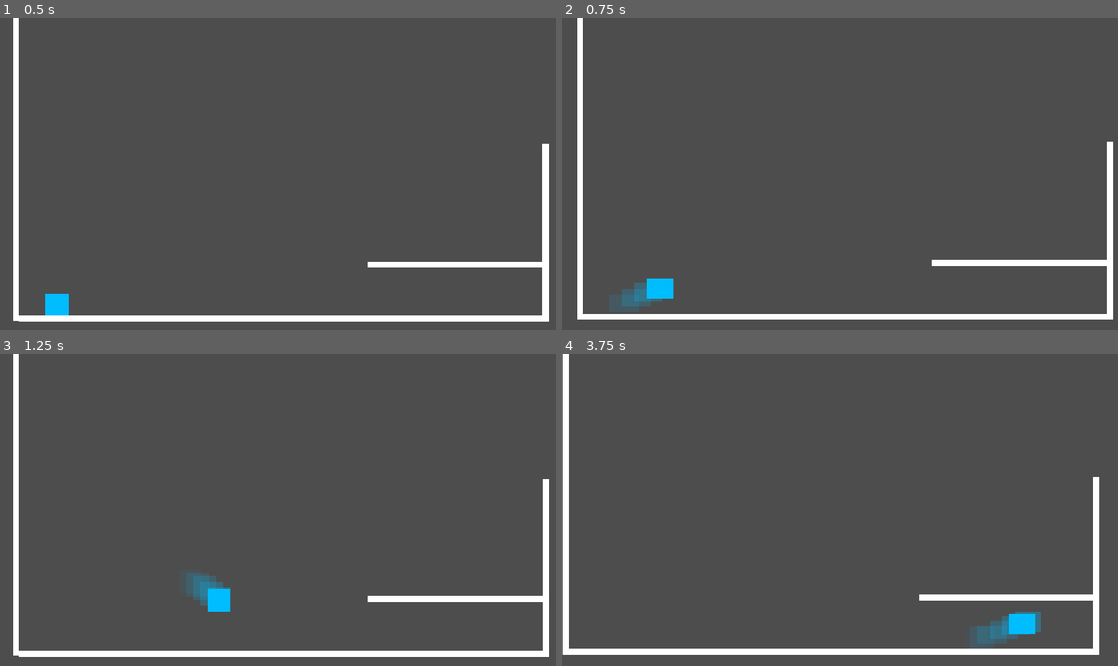
Above: before the commit, frames 1-4 (two rows, left to right).
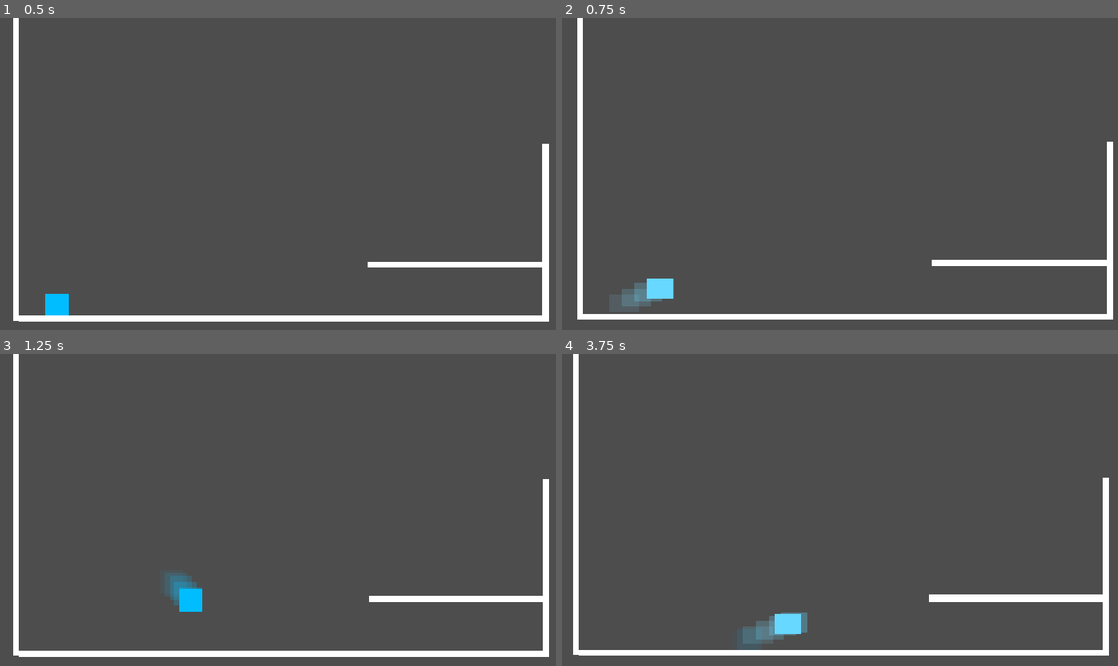
Above: after the commit, the same moments.

Repository: A1exine/guardian-of-the-grotto
Game: Godot game, scene res://Scenes/main.tscn
Same seed, same stepped clock (60 frames per second), same inputs: the game is played once before the commit and once after it.
Inputs (mouse positions are in pixels of both pictures, inside the frame that each line leads up to):
- Up to frame 1 (0.5 s): no input
- Up to frame 2 (0.75 s): move the mouse to (962, 158) at 0.52 s; hold D (move_right) from 0.53 s (still down); right-click (962, 158) at 0.6 s
- Up to frame 3 (1.25 s): keep holding D (move_right); tap Space (jump) at 0.77 s
- Up to frame 4 (3.75 s): move the mouse to (728, 525) at 1.27 s; right-click (728, 525) at 1.35 s; tap Space (jump) at 1.52, 3.02 s; move the mouse to (895, 441) at 2.02 s; release D (move_right) at 2.03 s; hold A (move_left) 2.03-2.78 s; hold Shift (run) 2.03-2.78 s; right-click (895, 441) at 2.3 s; move the mouse to (812, 572) at 2.77 s; hold D (move_right) from 2.78 s (still down); right-click (812, 572) at 2.85 s; move the mouse to (1006, 556) at 3.52 s; right-click (1006, 556) at 3.6 s

Frame 1 is identical in both runs. In frame 2, 0.6% of the frame differs, in the area x 10-21%, y 83-93%; in frame 3, 1.2%; in frame 4, 5.7%, in the area x 0-99%, y 0-97%.

Commit message:
Adjusted dash + added white flash to visualize dash cooldown on player

Diff:
--- a/Scenes/player.tscn
+++ b/Scenes/player.tscn
@@ -74,11 +74,11 @@
 one_shot = true
 
 [node name="DashCoolDownTimer" type="Timer" parent="." unique_id=956995753]
-wait_time = 0.4
+wait_time = 0.6
 one_shot = true
 
 [node name="PlungeLockTimer" type="Timer" parent="." unique_id=136064730]
-wait_time = 0.15
+wait_time = 0.25
 one_shot = true
 
 [connection signal="timeout" from="DashTimer" to="." method="_on_dash_timer_timeout"]
--- a/Scripts/player.gd
+++ b/Scripts/player.gd
@@ -6,11 +6,13 @@
 @onready var CoyoteTimer: Timer = $CoyoteTimer
 @onready var JumpBufferTimer: Timer = $JumpBufferTimer
 @onready var PlungeLockTimer: Timer = $PlungeLockTimer
+@onready var DashCoolDownTimer: Timer = $DashCoolDownTimer
 
 @onready var visual: ColorRect = $ColorRect # Change to Sprite2D when assets come in!
-
-const BASE_SPEED: float = 600.0
-const RUN_SPEED: float = 900.0
+@onready var base_color: Color = visual.color
+
+const BASE_SPEED: float = 400.0
+const RUN_SPEED: float = 800.0
 
 const RUN_JUMP_HEIGHT: float = -950.0
 const BASE_JUMP: float = -850.0
@@ -76,6 +78,7 @@
 
 var is_dashing: bool = false
 var can_dash: bool = true
+var has_air_dashed: bool = false
 
 #endregion
 
@@ -98,9 +101,6 @@
 	handle_landing_effects(was_on_floor, pre_land_vy, x_input)
 	update_squash_and_stretch(delta)
 
-
-	pass
-
 func get_x_input() -> float:
 	return Input.get_action_strength("move_right") - Input.get_action_strength("move_left")
 
@@ -110,6 +110,7 @@
 
 	#Floor vs. Air Coyote State
 	if is_on_floor():
+		has_air_dashed = false
 		coyote_time_activated = false
 		wall_contact_coyote = 0.0
 	else:
@@ -117,6 +118,7 @@
 			CoyoteTimer.start()
 			coyote_time_activated = true
 		if is_on_wall():
+			has_air_dashed = false
 			wall_normal_x = get_wall_normal().x
 			wall_contact_coyote = WALL_CONTACT_COYOTE_TIME
 		elif wall_contact_coyote > 0.0:
@@ -127,7 +129,9 @@
 		look_dir_x = sign(x_input)
 
 func handle_dash() -> void:
-	if Input.is_action_just_pressed("dash") and can_dash:
+	if Input.is_action_just_pressed("dash") and can_dash and (is_on_floor() or not has_air_dashed):
+		if not is_on_floor():
+			has_air_dashed = true
 		is_dashing = true
 		can_dash = false
 		velocity.y = DASH_ARC_VELOCITY
@@ -183,7 +187,6 @@
 	else:
 		velocity.x = move_toward(velocity.x, 0.0, decel * delta)
 		velocity.x = clamp(velocity.x, -max_speed, max_speed)
-
 
 func handle_verticle_movement(delta: float, x_input: float) -> void:
 	if is_on_floor():
@@ -262,7 +265,6 @@
 		if $Right_LedgeHop.is_colliding() and !$Right_LedgeHop2.is_colliding() and velocity.x > 0:
 			velocity.y += jump_height / 3.25
 
-
 func handle_landing_effects(was_grounded: bool, pre_land_vy: float, x_input: float) -> void:
 	if is_on_floor() and not was_grounded:
 		var impact: float = clamp((pre_land_vy - 450.0) / 1800.0, 0.0, 1.0)
@@ -275,13 +277,20 @@
 			var glide_dir: float = sign(x_input) if x_input != 0.0 else look_dir_x
 			velocity.x = glide_dir * PLUNGE_LAND_GLIDE_SPEED
 
-
 func apply_squash_stretch(new_scale: Vector2) -> void:
 	visual.scale = new_scale
 
 func update_squash_and_stretch(delta) -> void:
 	# Elastic recovery back to Vector2(1, 1)
 	visual.scale = visual.scale.lerp(Vector2.ONE, 6.0 * delta)
+
+	#Flashes white and cools off to show dash cooldown
+	if not $DashCoolDownTimer.is_stopped():
+		var progress: float = $DashCoolDownTimer.time_left / $DashCoolDownTimer.wait_time
+		var flash_color = base_color.lerp(Color.WHITE, 0.5)
+		visual.color = base_color.lerp(flash_color, progress)
+	else:
+		visual.color = base_color
 
 	# TEMPORARY: Ghost trail for high-speed prototype readability
 	if velocity.length() > 380.0:
@@ -289,6 +298,7 @@
 		if trail_timer <= 0.0:
 			spawn_trail_ghost()
 			trail_timer = 0.03
+
 
 func spawn_trail_ghost() -> void: #TEMPORARY: Ghost trail for high-speed prototype readability
 	var ghost := ColorRect.new()
